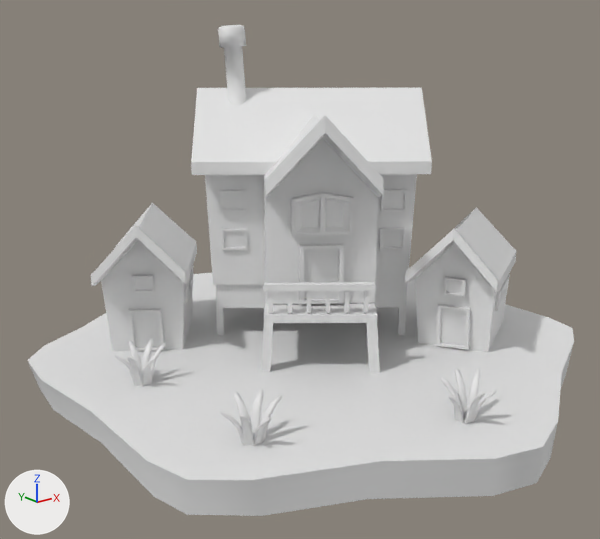
The FBX model Assets/Art/Models/Forest Region/Forest_CIty00.fbx: old version first, new version second.
Before and after are seen from a 50 mm camera at (-0.922, -1.111, 0.593) aimed at (-0.038, -0.007, 0.151). Arrows for +X, +Y and +Z are at lower left; the lights stay in place. Where no turn or scale is listed for an object, it has been applied to the vertices.

In view in the first picture: 'Forest_City'.
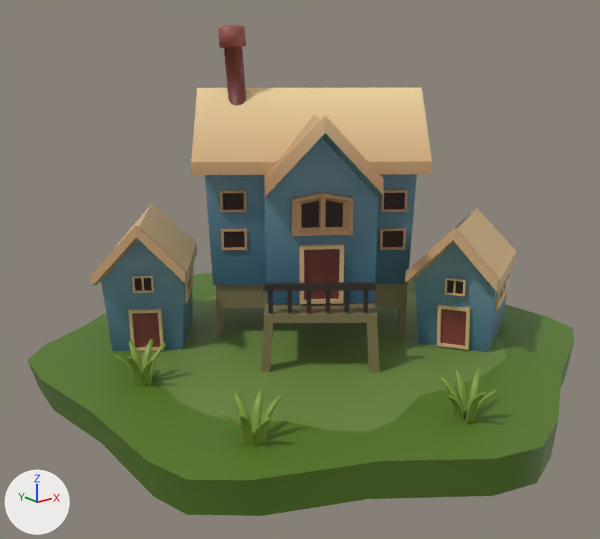
What differs and where, as boxes [x1, y1, x2, y2] in the pictures (600 x 539 px):
'Forest_City', recoloured (white to green)
    both: [27, 25, 574, 516]

What the commit changed:
Picture 'TileTexture00.png' (img_tiletexture00_png) is new.
Material 'TileColors_Current' (mat_tilecolors_current) is new.
Its texture is img_tiletexture00_png.
me_cylinder_009 has 1413 vertices, 1148 faces and spans x -0.462..0.458, y -0.503..0.514, z -0.062..0.566.
me_cylinder_009 no longer uses material mat_tilecolors_005 (white #e7e7e7).
me_cylinder_009 now uses material mat_tilecolors_current (picture img_tiletexture00_png).
